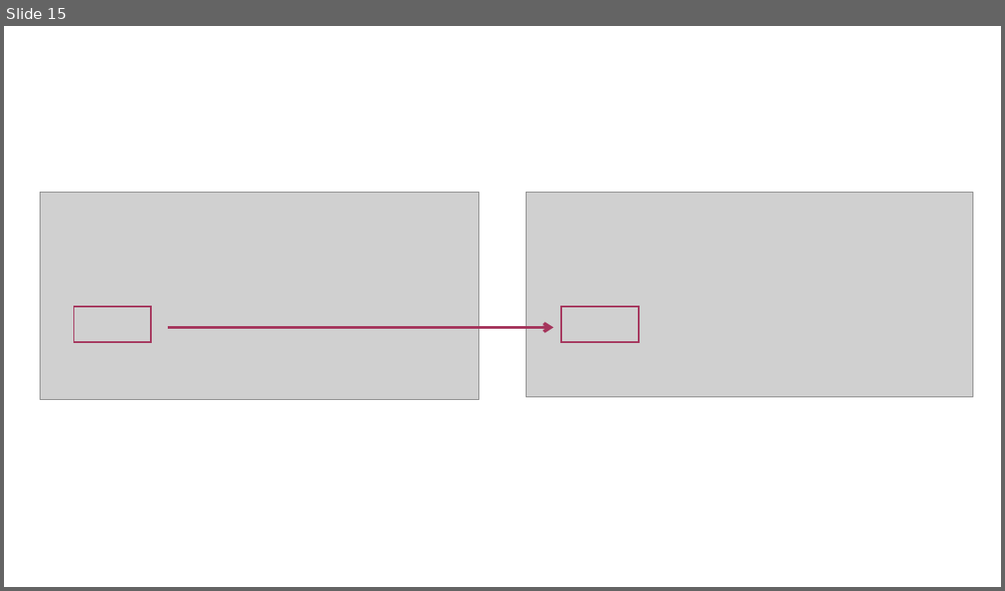
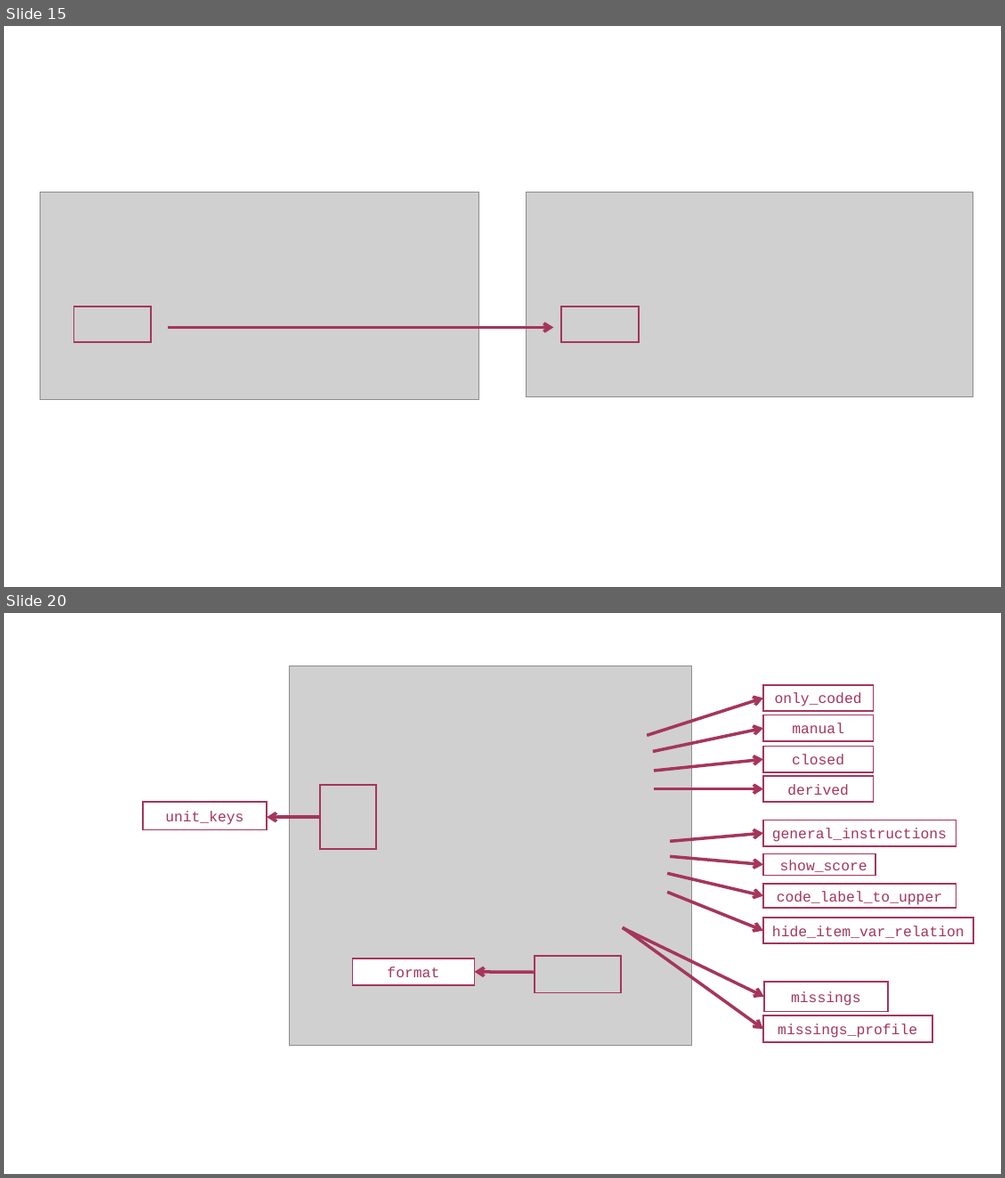
Before and after one commit to iqb-research/eatPrepTBA, a slide deck: vignettes/images/images.pptx. Shown one above the other, each under a label of ours: slide 15 before the commit, slides 15 and 20 after it; the slides between them are not shown. The pictures are 1005x591 and 1005x1178 pixels, drawn with LibreOffice and Linux fonts; fonts in the diff are those of the drawing; grey boxes stand for pictures. Boxes give left, top, right and bottom in pixels: in the first picture for what was removed or moved away, otherwise in the second. Text is boxed around its words. In the diff, an @@ line names an element or a change of style, - is before the commit and + after.

```diff
--- a/vignettes/images/images.pptx
+++ b/vignettes/images/images.pptx
@@ slide 20 added at (4,613,1001,1174), background #FFFFFF @@
@@ picture added at (290,666,691,1046) @@
@@ rectangle added at (763,685,873,711), fill #FFFFFF, outline #A5355C 1.5 pt, 14 pt, text #A5355C @@
+only_coded
@@ arrow added from (647, 736) to (763, 698), #A5355C 3 pt @@
@@ rectangle added at (763,714,873,741), fill #FFFFFF, outline #A5355C 1.5 pt, 14 pt, text #A5355C @@
+manual
@@ arrow added from (653, 751) to (763, 728), #A5355C 3 pt @@
@@ arrow added from (654, 771) to (763, 760), #A5355C 3 pt @@
@@ rectangle added at (763,747,873,772), fill #FFFFFF, outline #A5355C 1.5 pt, 14 pt, text #A5355C @@
+closed
@@ rectangle added at (320,785,376,850), outline #A5355C 1.5 pt @@
@@ arrow added from (654, 788) to (763, 788), #A5355C 3 pt @@
@@ rectangle added at (763,776,873,803), fill #FFFFFF, outline #A5355C 1.5 pt, 14 pt, text #A5355C @@
+derived
@@ rectangle added at (143,803,267,830), fill #FFFFFF, outline #A5355C 1.5 pt, 14 pt, text #A5355C @@
+unit_keys
@@ arrow added from (320, 817) to (267, 817), #A5355C 3 pt @@
@@ rectangle added at (763,820,956,846), fill #FFFFFF, outline #A5355C 1.5 pt, 14 pt, text #A5355C @@
+general_instructions
@@ arrow added from (671, 841) to (763, 833), #A5355C 3 pt @@
@@ arrow added from (667, 873) to (763, 896), #A5355C 3 pt @@
@@ arrow added from (671, 856) to (763, 864), #A5355C 3 pt @@
@@ rectangle added at (763,854,875,876), fill #FFFFFF, outline #A5355C 1.5 pt, 14 pt, text #A5355C @@
+show_score
@@ arrow added from (667, 892) to (763, 931), #A5355C 3 pt @@
@@ rectangle added at (763,884,956,908), fill #FFFFFF, outline #A5355C 1.5 pt, 14 pt, text #A5355C @@
+code_label_to_upper
@@ arrow added from (623, 928) to (764, 997), #A5355C 3 pt @@
@@ arrow added from (623, 927) to (763, 1029), #A5355C 3 pt @@
@@ rectangle added at (763,917,974,943), fill #FFFFFF, outline #A5355C 1.5 pt, 14 pt, text #A5355C @@
+hide_item_var_relation
@@ rectangle added at (353,958,474,985), fill #FFFFFF, outline #A5355C 1.5 pt, 14 pt, text #A5355C @@
+format
@@ rectangle added at (535,957,622,993), outline #A5355C 1.5 pt @@
@@ arrow added from (535, 972) to (474, 972), #A5355C 3 pt @@
@@ rectangle added at (764,981,888,1012), fill #FFFFFF, outline #A5355C 1.5 pt, 14 pt, text #A5355C @@
+missings
@@ rectangle added at (763,1015,932,1041), fill #FFFFFF, outline #A5355C 1.5 pt, 14 pt, text #A5355C @@
+missings_profile
```
Also in this commit, not shown: 6 other slides added, 13 other files.
